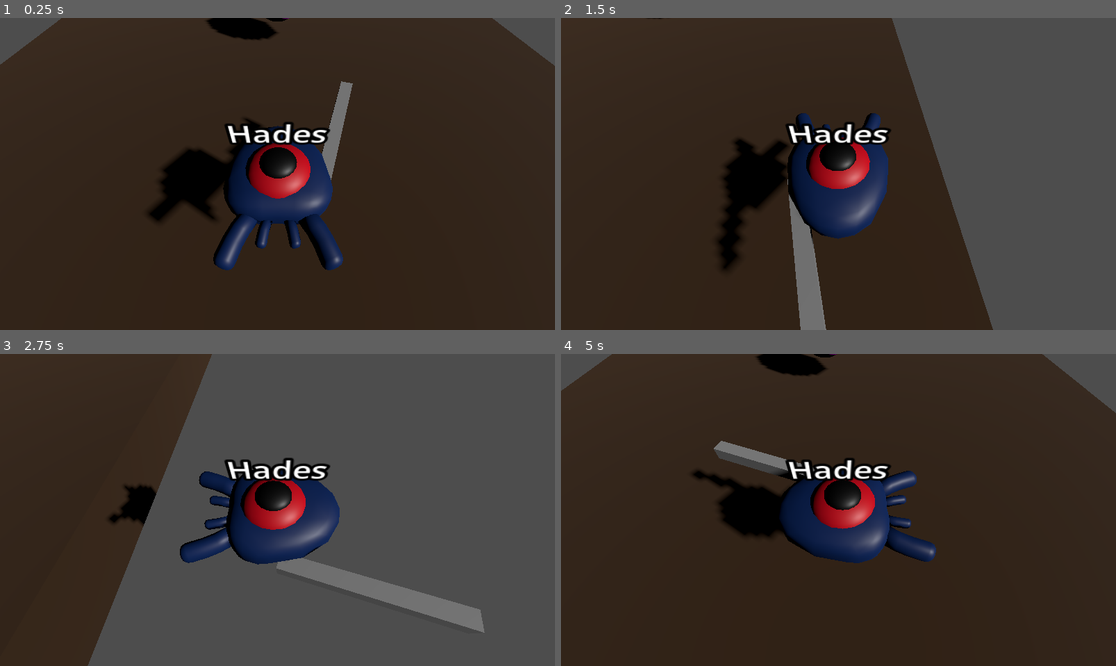
Above: before the commit, frames 1-4 (two rows, left to right).
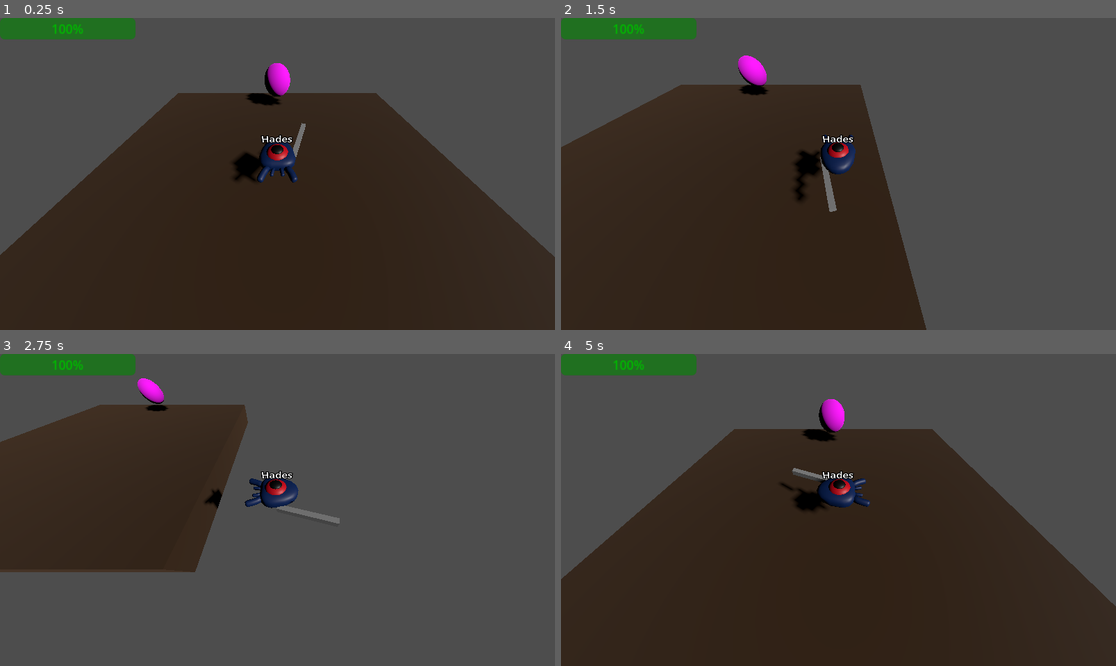
Above: after the commit, the same moments.

Repository: bigmcbigger/congenial-octo-carnival
Game: Godot game, scene res://level.tscn
The game is run twice, just before and just after one commit, with the same random seed, the same clock (stepped at 60 frames per second) and the same inputs.
Inputs (mouse positions are in pixels of both pictures, inside the frame that each line leads up to):
- Up to frame 1 (0.25 s): no input
- Up to frame 2 (1.5 s): tap Enter (ui_accept) at 0.5, 0.77 s; move the mouse to (960, 158) at 0.52 s; hold Right (ui_right) 0.53-1.28 s; click (960, 158) at 0.6 s; move the mouse to (727, 189) at 1.27 s; hold Down (ui_down) from 1.28 s (still down); click (727, 189) at 1.35 s
- Up to frame 3 (2.75 s): tap Enter (ui_accept) at 1.52 s; move the mouse to (333, 441) at 2.02 s; release Down (ui_down) at 2.03 s; hold Right (ui_right) from 2.03 s (still down); click (333, 441) at 2.1 s
- Up to frame 4 (5 s): move the mouse to (810, 572) at 2.77 s; release Right (ui_right) at 2.78 s; hold Up (ui_up) 2.78-3.53 s; click (810, 572) at 2.85 s; tap Enter (ui_accept) at 3.02, 3.77, 4.52 s; move the mouse to (1005, 556) at 3.52 s; hold Left (ui_left) from 3.53 s (still down); click (1005, 556) at 3.6 s; move the mouse to (672, 463) at 4.27 s; click (672, 463) at 4.35 s

The runs differ from the first frame. In frame 1, 49% of the frame differs, in the area x 0-100%, y 0-81%; in frame 2, 33%; in frame 3, 28%; in frame 4, 49%.

Commit message:
added player health

Diff:
--- a/character.gd
+++ b/character.gd
@@ -5,6 +5,7 @@
 const JUMP_VELOCITY = 4.5
 const FALL_ACCELERATION = 75
 const DASH_ACCELERATION = 40
+const HEALTH = 100
 
 # Get the gravity from the project settings to be synced with RigidBody nodes.
 var gravity = ProjectSettings.get_setting("physics/3d/default_gravity")
@@ -21,6 +22,8 @@
 var target_velocity = Vector3.ZERO
 
 func _physics_process(delta):
+	update_health()
+
 	# We create a local variable to store the input direction.
 	var direction = Vector3.ZERO
 
@@ -87,6 +90,9 @@
 #
 	#move_and_slide()
 
+func update_health():
+	var player_health = $HealthBar
+	player_health.value = HEALTH
 
 func _on_hitbox_area_entered(area):
 	if area.is_in_group("enemy"):
--- a/character.tscn
+++ b/character.tscn
@@ -7,6 +7,33 @@
 [sub_resource type="SphereShape3D" id="SphereShape3D_asogy"]
 
 [sub_resource type="BoxMesh" id="BoxMesh_irxb8"]
+
+[sub_resource type="Animation" id="Animation_m6ss0"]
+length = 0.001
+tracks/0/type = "value"
+tracks/0/imported = false
+tracks/0/enabled = true
+tracks/0/path = NodePath("Pivot/SwordPivot:rotation")
+tracks/0/interp = 1
+tracks/0/loop_wrap = true
+tracks/0/keys = {
+"times": PackedFloat32Array(0),
+"transitions": PackedFloat32Array(1),
+"update": 0,
+"values": [Vector3(-1.51378, -0.316498, 0)]
+}
+tracks/1/type = "value"
+tracks/1/imported = false
+tracks/1/enabled = true
+tracks/1/path = NodePath("Pivot/SwordPivot:position")
+tracks/1/interp = 1
+tracks/1/loop_wrap = true
+tracks/1/keys = {
+"times": PackedFloat32Array(0),
+"transitions": PackedFloat32Array(1),
+"update": 0,
+"values": [Vector3(0.457737, -0.0102571, -0.484797)]
+}
 
 [sub_resource type="Animation" id="Animation_qgmq4"]
 resource_name = "sword_swing"
@@ -36,33 +63,6 @@
 "values": [Vector3(0.457737, -0.0102571, -0.484797), Vector3(-0.10585, -0.0102571, -0.484797), Vector3(0.457737, -0.0102571, -0.484797)]
 }
 
-[sub_resource type="Animation" id="Animation_m6ss0"]
-length = 0.001
-tracks/0/type = "value"
-tracks/0/imported = false
-tracks/0/enabled = true
-tracks/0/path = NodePath("Pivot/SwordPivot:rotation")
-tracks/0/interp = 1
-tracks/0/loop_wrap = true
-tracks/0/keys = {
-"times": PackedFloat32Array(0),
-"transitions": PackedFloat32Array(1),
-"update": 0,
-"values": [Vector3(-1.51378, -0.316498, 0)]
-}
-tracks/1/type = "value"
-tracks/1/imported = false
-tracks/1/enabled = true
-tracks/1/path = NodePath("Pivot/SwordPivot:position")
-tracks/1/interp = 1
-tracks/1/loop_wrap = true
-tracks/1/keys = {
-"times": PackedFloat32Array(0),
-"transitions": PackedFloat32Array(1),
-"update": 0,
-"values": [Vector3(0.457737, -0.0102571, -0.484797)]
-}
-
 [sub_resource type="AnimationLibrary" id="AnimationLibrary_ar37n"]
 _data = {
 "RESET": SubResource("Animation_m6ss0"),
@@ -70,6 +70,33 @@
 }
 
 [sub_resource type="CylinderShape3D" id="CylinderShape3D_62y8e"]
+
+[sub_resource type="Animation" id="Animation_mhcrc"]
+length = 0.001
+tracks/0/type = "value"
+tracks/0/imported = false
+tracks/0/enabled = true
+tracks/0/path = NodePath(".:position")
+tracks/0/interp = 1
+tracks/0/loop_wrap = true
+tracks/0/keys = {
+"times": PackedFloat32Array(0),
+"transitions": PackedFloat32Array(1),
+"update": 0,
+"values": [Vector3(0, 0, -0.347374)]
+}
+tracks/1/type = "value"
+tracks/1/imported = false
+tracks/1/enabled = true
+tracks/1/path = NodePath(".:scale")
+tracks/1/interp = 1
+tracks/1/loop_wrap = true
+tracks/1/keys = {
+"times": PackedFloat32Array(0),
+"transitions": PackedFloat32Array(1),
+"update": 0,
+"values": [Vector3(0.979525, 0.336832, 0.989769)]
+}
 
 [sub_resource type="Animation" id="Animation_botnm"]
 resource_name = "hitbox"
@@ -99,33 +126,6 @@
 "values": [Vector3(0, 0, 0), Vector3(0.979525, 0.336832, 0.989769), Vector3(0, 0, 0)]
 }
 
-[sub_resource type="Animation" id="Animation_mhcrc"]
-length = 0.001
-tracks/0/type = "value"
-tracks/0/imported = false
-tracks/0/enabled = true
-tracks/0/path = NodePath(".:position")
-tracks/0/interp = 1
-tracks/0/loop_wrap = true
-tracks/0/keys = {
-"times": PackedFloat32Array(0),
-"transitions": PackedFloat32Array(1),
-"update": 0,
-"values": [Vector3(0, 0, -0.347374)]
-}
-tracks/1/type = "value"
-tracks/1/imported = false
-tracks/1/enabled = true
-tracks/1/path = NodePath(".:scale")
-tracks/1/interp = 1
-tracks/1/loop_wrap = true
-tracks/1/keys = {
-"times": PackedFloat32Array(0),
-"transitions": PackedFloat32Array(1),
-"update": 0,
-"values": [Vector3(0.979525, 0.336832, 0.989769)]
-}
-
 [sub_resource type="AnimationLibrary" id="AnimationLibrary_c0ht7"]
 _data = {
 "RESET": SubResource("Animation_mhcrc"),
@@ -145,7 +145,9 @@
 text = "Hades"
 
 [node name="Camera3D" type="Camera3D" parent="."]
-transform = Transform3D(1, 0, 0, 0, 0.536608, 0.843832, 0, -0.843832, 0.536608, 0, 1.14631, 0.684585)
+transform = Transform3D(1, 0, 0, 0, 0.536608, 0.843832, 0, -0.843832, 0.536608, 0.00811815, 1.55508, 1.35693)
+current = true
+fov = 110.174
 
 [node name="Pivot" type="Node3D" parent="."]
 script = ExtResource("2_og4p0")
@@ -154,7 +156,7 @@
 transform = Transform3D(0.284632, 0, 0, 0, 0.284632, 0, 0, 0, 0.284632, 0, 0, 0)
 
 [node name="SwordPivot" type="Node3D" parent="Pivot"]
-transform = Transform3D(0.0950331, 0.310735, -0.00177372, 0, 0.0569888, 0.0998375, 0.031124, -0.948787, 0.00541582, 0.457737, -0.0102571, -0.484797)
+transform = Transform3D(0.0950331, 0.310735, -0.00177362, 0, 0.0569854, 0.0998375, 0.031124, -0.948787, 0.0054155, 0.457737, -0.0102571, -0.484797)
 
 [node name="SwordMesh" type="MeshInstance3D" parent="Pivot/SwordPivot"]
 transform = Transform3D(0.999999, -7.15256e-07, 1.11759e-08, 7.45058e-09, 1, 4.65661e-10, 3.72529e-09, 1.78814e-07, 1, 0, 0, 0)
@@ -180,4 +182,12 @@
 "": SubResource("AnimationLibrary_c0ht7")
 }
 
+[node name="HealthBar" type="ProgressBar" parent="."]
+modulate = Color(0, 0.752941, 0, 1)
+offset_right = 176.0
+offset_bottom = 27.0
+scale = Vector2(1.59794, 1.64155)
+value = 100.0
+fill_mode = 1
+
 [connection signal="area_entered" from="Hitbox" to="." method="_on_hitbox_area_entered"]
